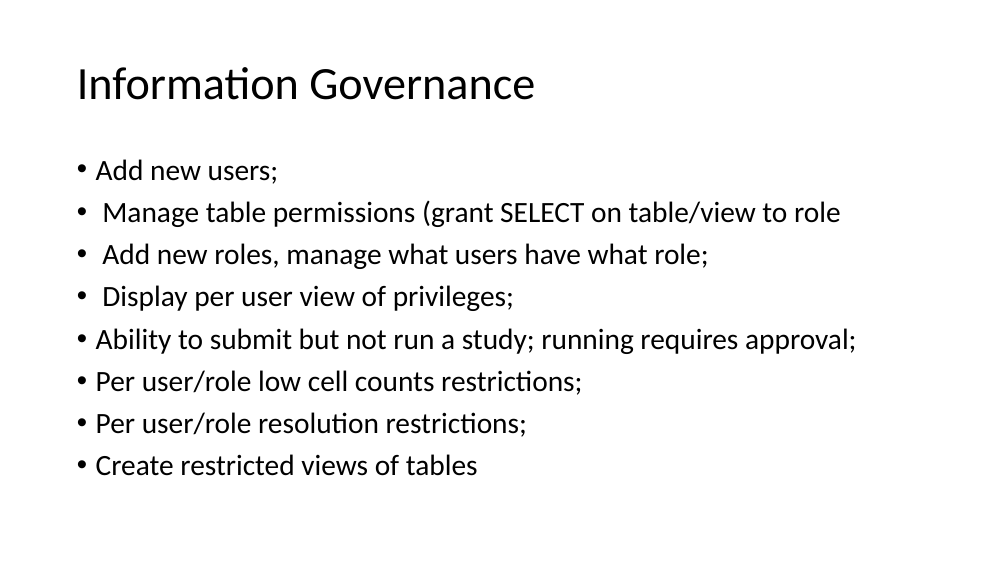
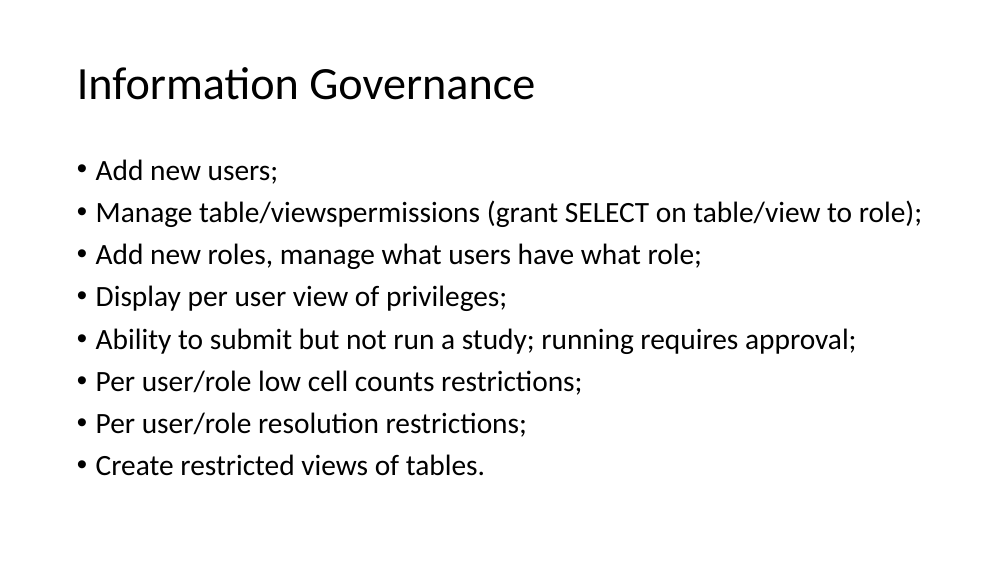
Before and after one commit to smallAreaHealthStatisticsUnit/rapidInquiryFacility, a slide deck: slide 5 of docs/plans/2019 Plans.pptx. Drawn at 1008x567 pixels with LibreOffice and Linux fonts; fonts in the diff are those of the drawing. Boxes give left, top, right and bottom in pixels: in the first picture for what was removed or moved away, otherwise in the second. Text is boxed around its words. In the diff, an @@ line names an element or a change of style, - is before the commit and + after.

```diff
--- a/docs/plans/2019 Plans.pptx
+++ b/docs/plans/2019 Plans.pptx
@@ text at [96, 200, 922, 227]: text changed @@
-• Manage table permissions (grant SELECT on table/view to role
+• Manage table/viewspermissions (grant SELECT on table/view to role);
@@ text at [96, 454, 485, 476]: text changed @@
-• Create restricted views of tables
+• Create restricted views of tables.
```
Also in this commit, not shown: 2 other slides changed, 2 other files.
